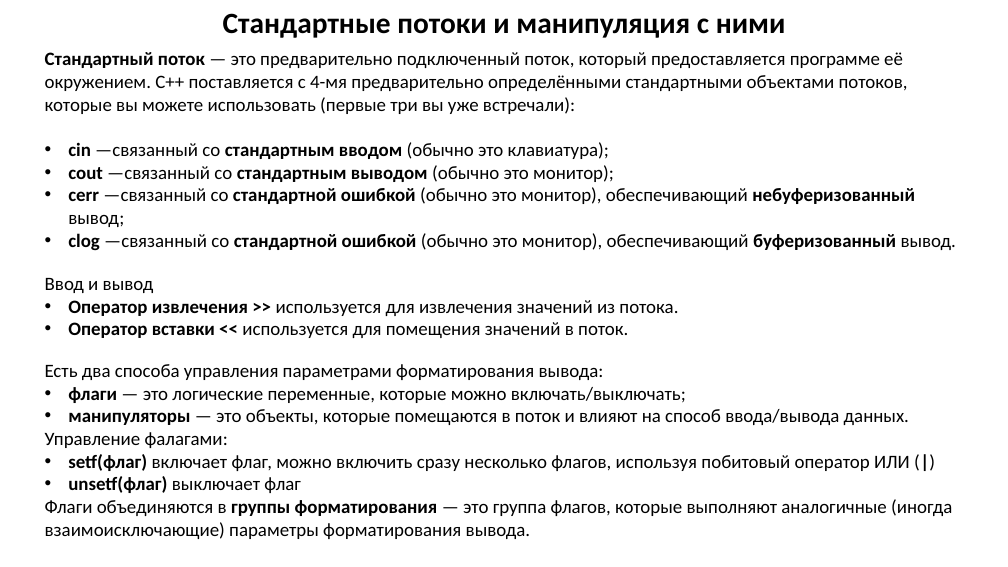
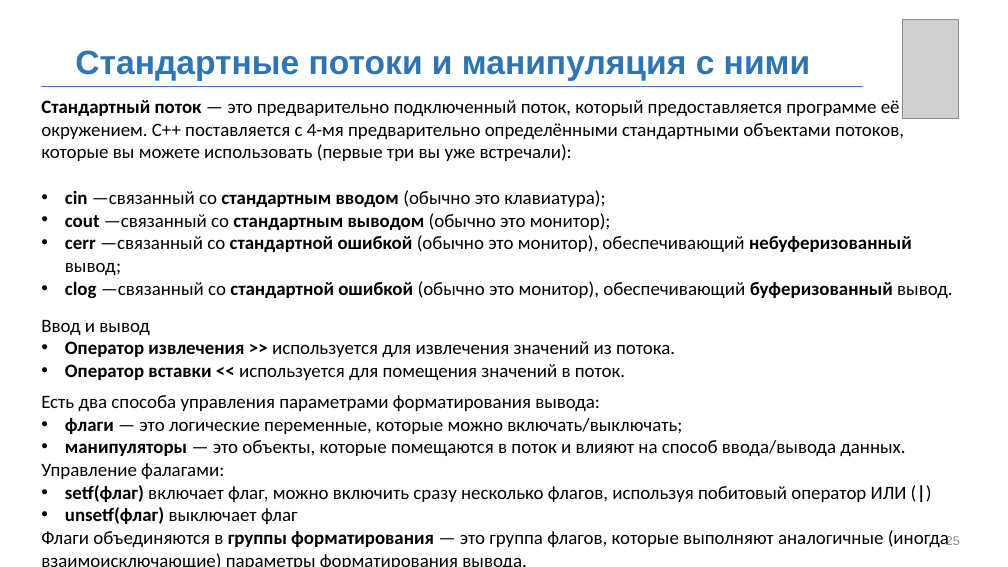
Before and after one commit to MUCTR-IKT-CPP/cpp_course, a slide deck: slide 25 of Лекции/2022/6/Абстрактные классы.pptx (slide 16 before the commit). Drawn at 1008x567 pixels with LibreOffice and Linux fonts; fonts in the diff are those of the drawing; grey boxes stand for pictures; background and template pictures are left out. Boxes give left, top, right and bottom in pixels: in the first picture for what was removed or moved away, otherwise in the second. Text is boxed around its words. In the diff, an @@ line names an element or a change of style, - is before the commit and + after.

```diff
--- a/Лекции/2022/6/Абстрактные классы.pptx
+++ b/Лекции/2022/6/Абстрактные классы.pptx
@@ picture added at (902,20,958,119) @@
@@ text "Стандартные потоки и манипуляция с ...": place and size @@
-text "Стандартные потоки и манипуляция с ..." at (223,13,786,38)
+text "Стандартные потоки и манипуляция с ..." at (75,50,810,81)
@@ text "Стандартные потоки и манипуляция с ..." at (75,50,810,81): size 28 to 32 pt, font Calibri to Arial, text colour #000000 to #2E75B6; alignment centre to left; vertical alignment top to middle @@
@@ line added from (41, 86) to (864, 86), #4472C4 0.5 pt @@
@@ text "Стандартный поток — это предварительно ...": place and size @@
-text "Стандартный поток — это предварительно ..." at (45,52,956,251)
+text "Стандартный поток — это предварительно ..." at (41,100,952,299)
@@ text "Ввод и вывод": place and size @@
-text "Ввод и вывод" at (45,278,678,338)
+text "Ввод и вывод" at (41,320,675,380)
@@ text "Есть два способа управления параметрами ..." rewrapped from (45,364,952,539) to (41,395,949,547) @@
@@ page number added at (946,535,960,545), 12 pt, text #8C8C8C @@
+25
```
Also in this commit, not shown: 18 other slides changed, 10 slides added, 1 slide removed, 4 other files.
